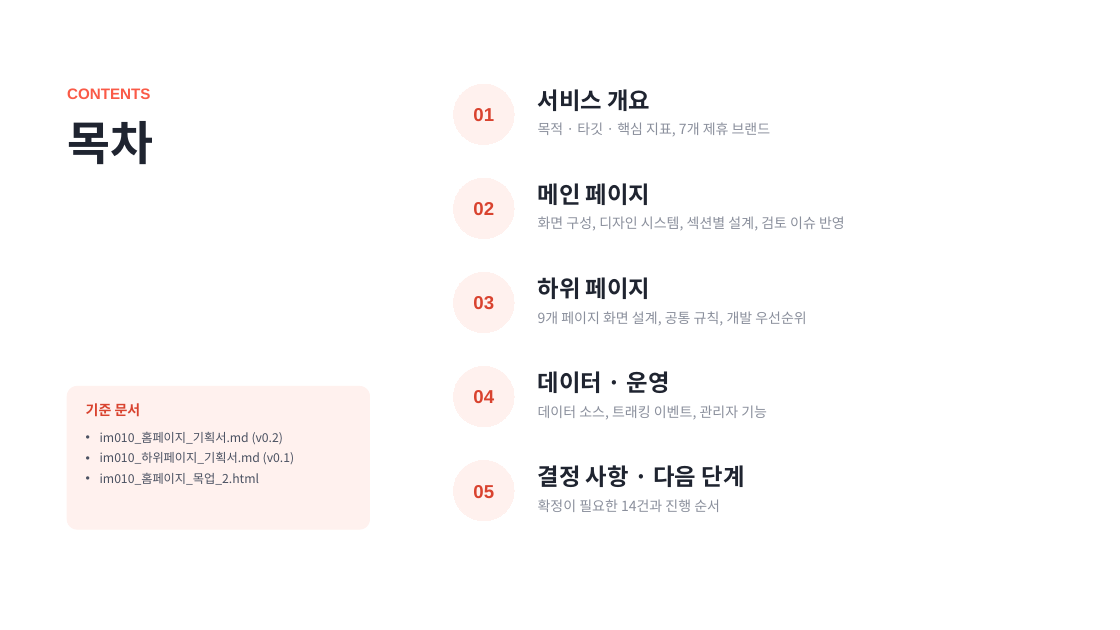
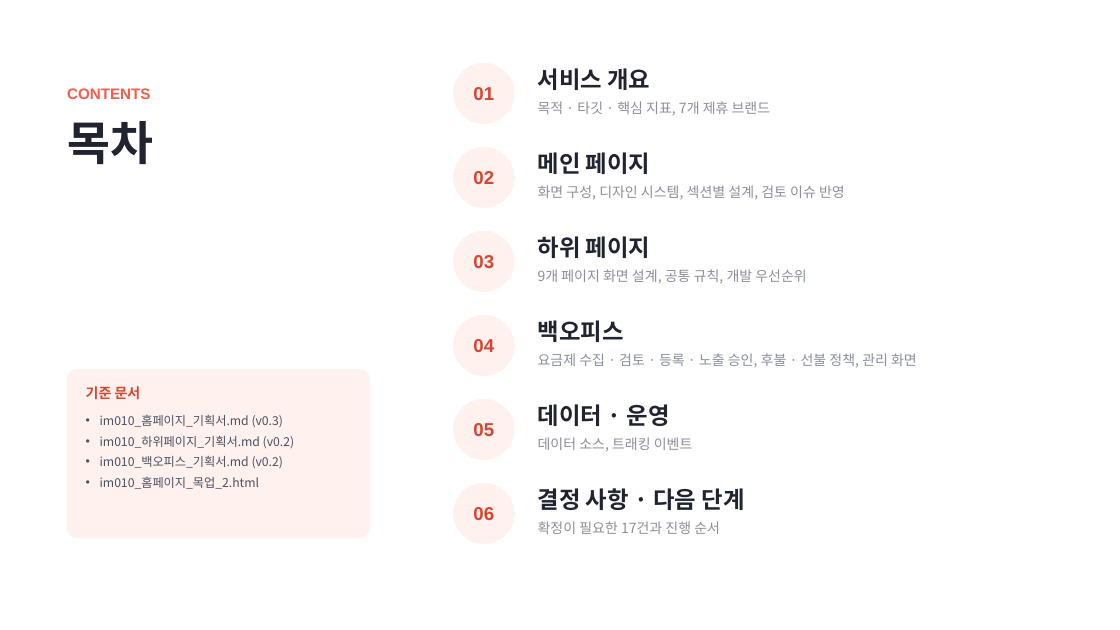
Before and after one commit to chlee-oss/im010, a slide deck: slide 2 of im010_기획서.pptx. Drawn at 1120x630 pixels with LibreOffice and Linux fonts; fonts in the diff are those of the drawing. Boxes give left, top, right and bottom in pixels: in the first picture for what was removed or moved away, otherwise in the second. Text is boxed around its words. In the diff, an @@ line names an element or a change of style, - is before the commit and + after.

```diff
--- a/im010_기획서.pptx
+++ b/im010_기획서.pptx
@@ 2 texts, 1 ellipse: place and size @@
-2 texts, 1 ellipse at bbox=[454, 84, 771, 145]
+2 texts, 1 ellipse at bbox=[454, 63, 771, 124]
@@ 2 texts, 1 ellipse: place and size @@
-2 texts, 1 ellipse at bbox=[454, 178, 845, 239]
+2 texts, 1 ellipse at bbox=[454, 147, 845, 208]
@@ 2 texts, 1 ellipse: place and size @@
-2 texts, 1 ellipse at bbox=[454, 272, 806, 333]
+2 texts, 1 ellipse at bbox=[454, 231, 806, 292]
@@ ellipse "04": place and size @@
-ellipse "04" at bbox=[454, 366, 514, 427]
+ellipse "04" at bbox=[454, 315, 514, 376]
@@ text added at bbox=[538, 320, 624, 342], 20 pt, text #1F2430, bold @@
+백오피스
@@ text added at bbox=[538, 353, 917, 367], 12 pt, text #8A8F9C @@
+요금제 수집 · 검토 · 등록 · 노출 승인, 후불 · 선불 정책, 관리 화면
@@ rounded rectangle: place and size @@
-rounded rectangle at bbox=[67, 386, 370, 529]
+rounded rectangle at bbox=[67, 370, 370, 538]
@@ rounded rectangle at bbox=[67, 370, 370, 538]: proportions changed @@
@@ text "기준 문서": place and size @@
-text "기준 문서" at bbox=[86, 403, 141, 417]
+text "기준 문서" at bbox=[86, 386, 141, 400]
@@ text "im010_홈페이지_기획서.md (v0.3)": place and size @@
-text "im010_홈페이지_기획서.md (v0.3)" at bbox=[100, 432, 294, 485]
+text "im010_홈페이지_기획서.md (v0.3)" at bbox=[100, 415, 294, 489]
@@ text at bbox=[100, 415, 294, 468]: text changed @@
-• im010_홈페이지_기획서.md (v0.2)
-• im010_하위페이지_기획서.md (v0.1)
+• im010_홈페이지_기획서.md (v0.3)
+• im010_하위페이지_기획서.md (v0.2)
+• im010_백오피스_기획서.md (v0.2)
@@ ellipse "05": place and size @@
-ellipse "05" at bbox=[454, 460, 514, 521]
+ellipse "05" at bbox=[454, 399, 514, 460]
@@ text "데이터 · 운영": place and size @@
-text "데이터 · 운영" at bbox=[538, 371, 670, 393]
+text "데이터 · 운영" at bbox=[538, 404, 670, 426]
@@ text at bbox=[538, 437, 693, 451]: text changed @@
-데이터 소스, 트래킹 이벤트, 관리자 기능
+데이터 소스, 트래킹 이벤트
@@ ellipse added at bbox=[454, 483, 514, 544], fill #FFF1EE, outline #FFF1EE 0.75 pt, 16 pt, text #D9432F, bold @@
+06
@@ text "결정 사항 · 다음 단계": place and size @@
-text "결정 사항 · 다음 단계" at bbox=[538, 465, 745, 487]
+text "결정 사항 · 다음 단계" at bbox=[538, 488, 745, 510]
@@ text at bbox=[538, 521, 720, 534]: text changed @@
-확정이 필요한 14건과 진행 순서
+확정이 필요한 17건과 진행 순서
```
Also in this commit, not shown: 12 other slides changed, 8 slides added.
